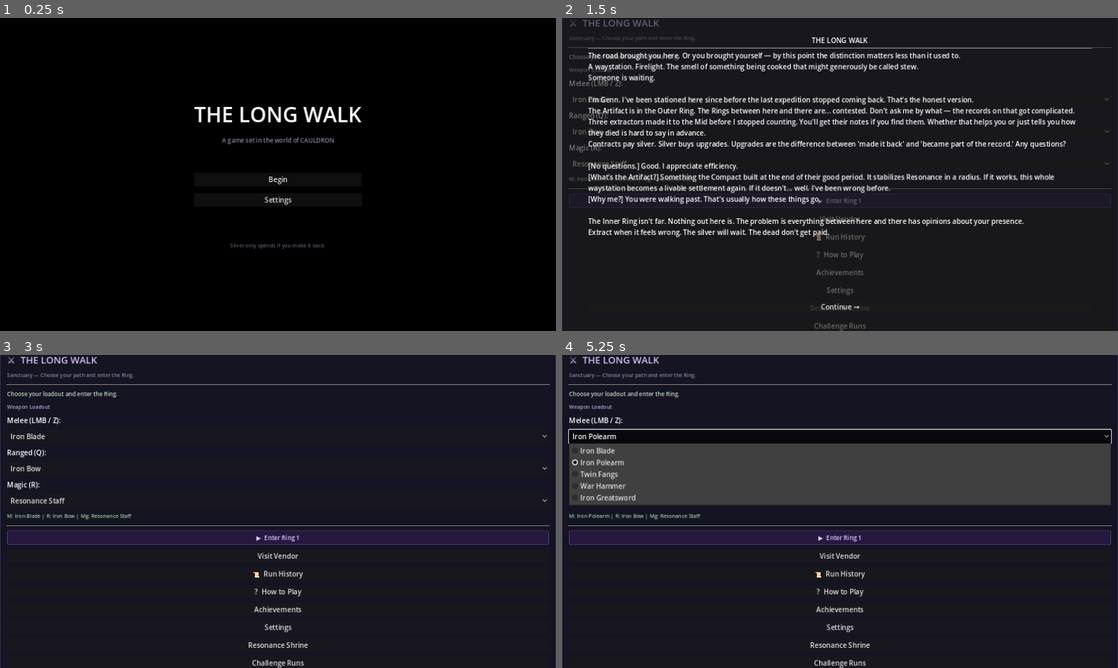
Above: before the commit, frames 1-4 (two rows, left to right).
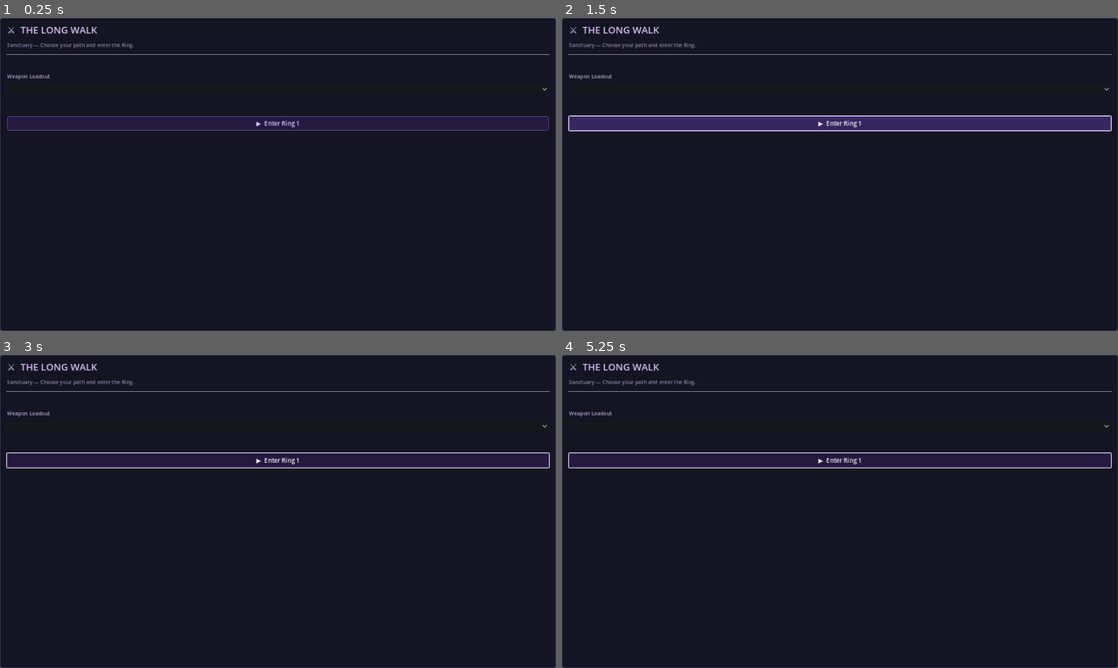
Above: after the commit, the same moments.

Repository: cbradshaw11/game-concept
Game: Godot game, scene res://scenes/main.tscn
The game is run twice, just before and just after one commit, with the same random seed, the same clock (stepped at 60 frames per second) and the same inputs. This scene is started directly instead of the project's main scene.
Inputs (mouse positions are in pixels of both pictures, inside the frame that each line leads up to):
- Up to frame 1 (0.25 s): no input
- Up to frame 2 (1.5 s): click (840, 180) at 0.5 s, where only the run before the commit has a clickable "Begin"; click "▶ Enter Ring 1" at 1.25 s
- Up to frame 3 (3 s): click "▶ Enter Ring 1" at 2 s; click (278, 642) at 2.75 s, where only the run before the commit has a clickable "Continue →"
- Up to frame 4 (5.25 s): click (840, 436) at 3.5 s, where only the run before the commit has a clickable "Iron Blade"; click (840, 467) at 4.25 s, where only the run before the commit has a clickable "Iron Bow"; click (840, 436) at 5 s, where only the run before the commit has a clickable "Iron Polearm"

The runs differ from the first frame. In frame 1, 97% of the frame differs, in the area x 0-100%, y 0-100%; in frame 2, 17%; in frame 3, 13%; in frame 4, 28%.
Error after the commit: Parse Error: a number is required in operator %. (res://scripts/ui/flow_ui.gd:308)

Commit message:
fix: resolve Godot warnings-as-errors — Telemetry name clash, seed param shadows built-in

Diff:
--- a/game/autoload/achievement_manager.gd
+++ b/game/autoload/achievement_manager.gd
@@ -213,7 +213,7 @@
 func _on_fragment_collected(_fragment_id: String) -> void:
 	check_after_lore_collection()
 
-func _on_run_started(seed: int) -> void:
+func _on_run_started(_seed: int) -> void:
 	# Check ring-based achievements after run starts
 	check_after_run_start(GameState.current_ring)
 
--- a/game/autoload/game_state.gd
+++ b/game/autoload/game_state.gd
@@ -1,7 +1,7 @@
 extends Node
 # class_name omitted — autoload singleton accessed via "GameState" globally
 
-const Telemetry = preload("res://scripts/systems/telemetry.gd")
+const TelemetryScript = preload("res://scripts/systems/telemetry.gd")
 
 signal run_started(seed: int)
 signal encounter_completed(reward_xp: int, reward_loot: int)
@@ -18,7 +18,7 @@
 var banked_loot: int = 0
 var unbanked_xp: int = 0
 var unbanked_loot: int = 0
-var telemetry := Telemetry.new()
+var telemetry := TelemetryScript.new()
 
 # Permanent progression — persists across runs
 # extractions_by_ring: { "inner": 2, "mid": 0, ... }
@@ -183,8 +183,8 @@
 	equipped_ranged = str(data.get("equipped_ranged", "bow_iron"))
 	equipped_magic = str(data.get("equipped_magic", "resonance_staff"))
 
-func start_run(seed: int, ring_id: String) -> void:
-	active_seed = seed
+func start_run(_seed: int, ring_id: String) -> void:
+	active_seed = _seed
 	current_ring = ring_id
 	unbanked_xp = 0
 	unbanked_loot = 0
--- a/game/scripts/main.gd
+++ b/game/scripts/main.gd
@@ -68,7 +68,7 @@
 	# Now actually start the run
 	_begin_run(pending_run_ring, pending_run_seed)
 
-func _begin_run(ring_id: String, seed: int) -> void:
+func _begin_run(ring_id: String, _seed: int) -> void:
 	current_run_ring = ring_id
 	# M28 — Ring enter SFX + combat music by ring
 	if AudioManager:
@@ -80,7 +80,7 @@
 	var entry_text := NarrativeManager.get_ring_text(ring_id, "entry")
 	if entry_text != "":
 		flow_ui.show_narrative_text(entry_text)
-	GameState.start_run(seed, ring_id)
+	GameState.start_run(_seed, ring_id)
 	# Get contract target from ring data
 	var ring_data := DataStore.get_ring(ring_id)
 	var contract_target := int(ring_data.get("contract_target", 3))
@@ -91,7 +91,7 @@
 	var contract := contract_system.start_contract(contract_id, ring_id, contract_target)
 	flow_ui.on_objective_started(contract)
 	active_encounter = ring_director.generate_encounter(
-		seed,
+		_seed,
 		ring_id,
 		DataStore.enemies,
 		DataStore.encounter_templates
@@ -103,7 +103,7 @@
 	# M31 — time_pressure: start ring timer
 	_start_challenge_timer(ring_id)
 	_ensure_combat_arena()
-	combat_arena.set_context(ring_id, seed, int(active_encounter.get("enemy_count", 1)))
+	combat_arena.set_context(ring_id, _seed, int(active_encounter.get("enemy_count", 1)))
 	combat_arena.set_equipped_weapons(equipped_melee, equipped_ranged, equipped_magic)
 	combat_arena.set_arena_active(true)
 	flow_ui.set_current_loadout(equipped_melee, equipped_ranged, equipped_magic)
--- a/game/scripts/ui/flow_ui.gd
+++ b/game/scripts/ui/flow_ui.gd
@@ -303,7 +303,7 @@
 
 # ── Public API called from main.gd ───────────────────────────────────────────
 
-func on_run_started(seed: int) -> void:
+func on_run_started(_seed: int) -> void:
 	_show_run()
 	run_base_status = "Run active (seed %d)" % seed
 	_refresh_run_status()
@@ -444,7 +444,7 @@
 	objective_status = "%s  failed" % contract_id
 	_refresh_run_status()
 
-func show_modifier_selection(seed: int) -> void:
+func show_modifier_selection(_seed: int) -> void:
 	var count := DataStore.get_modifier_choices_per_run()
 	var choices := DataStore.get_random_modifiers(count, seed)
 	_show_modifier_selection(choices)
